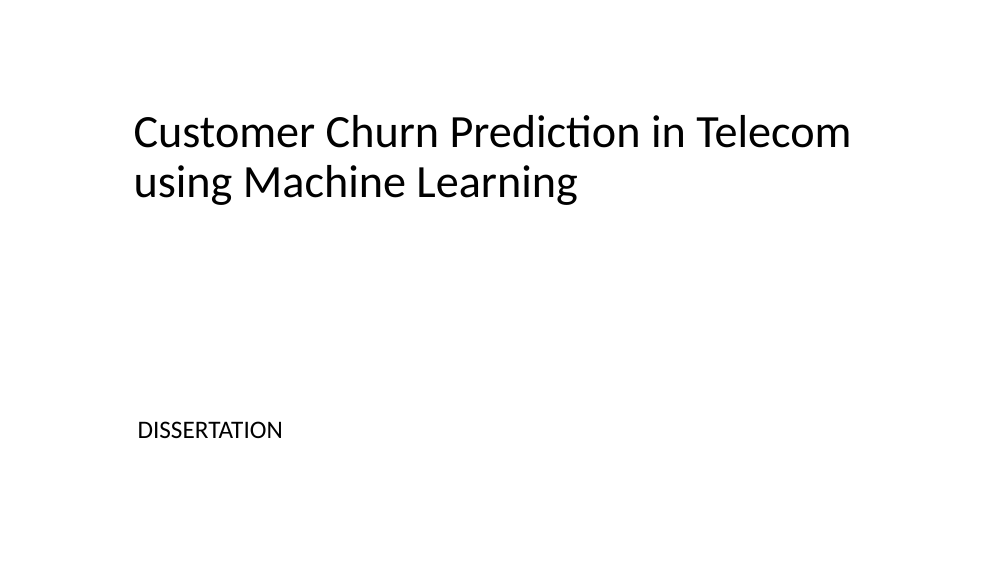
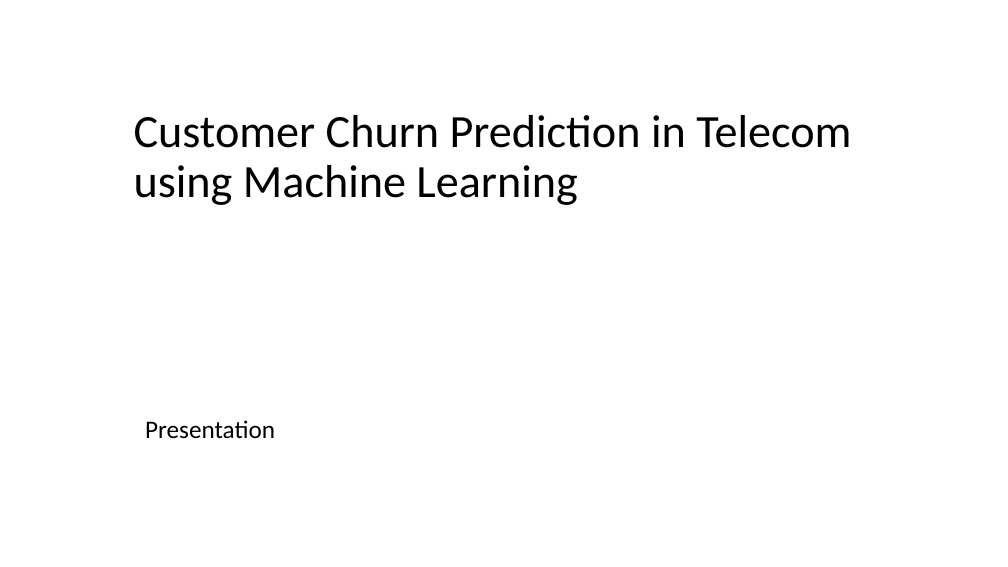
Before and after one commit to samarth-malhotra/Dissertation, a slide deck: slide 1 of Customer Churn Prediction in Telecom using Machine Learning.pptx. Drawn at 1008x567 pixels with LibreOffice and Linux fonts; fonts in the diff are those of the drawing. Boxes give left, top, right and bottom in pixels: in the first picture for what was removed or moved away, otherwise in the second. Text is boxed around its words. In the diff, an @@ line names an element or a change of style, - is before the commit and + after.

```diff
--- a/Customer Churn Prediction in Telecom using Machine Learning.pptx
+++ b/Customer Churn Prediction in Telecom using Machine Learning.pptx
@@ subtitle at (x1=145, y1=420, x2=275, y2=439): text changed @@
-DISSERTATION
+Presentation
```
Also in this commit, not shown: 4 other files.
